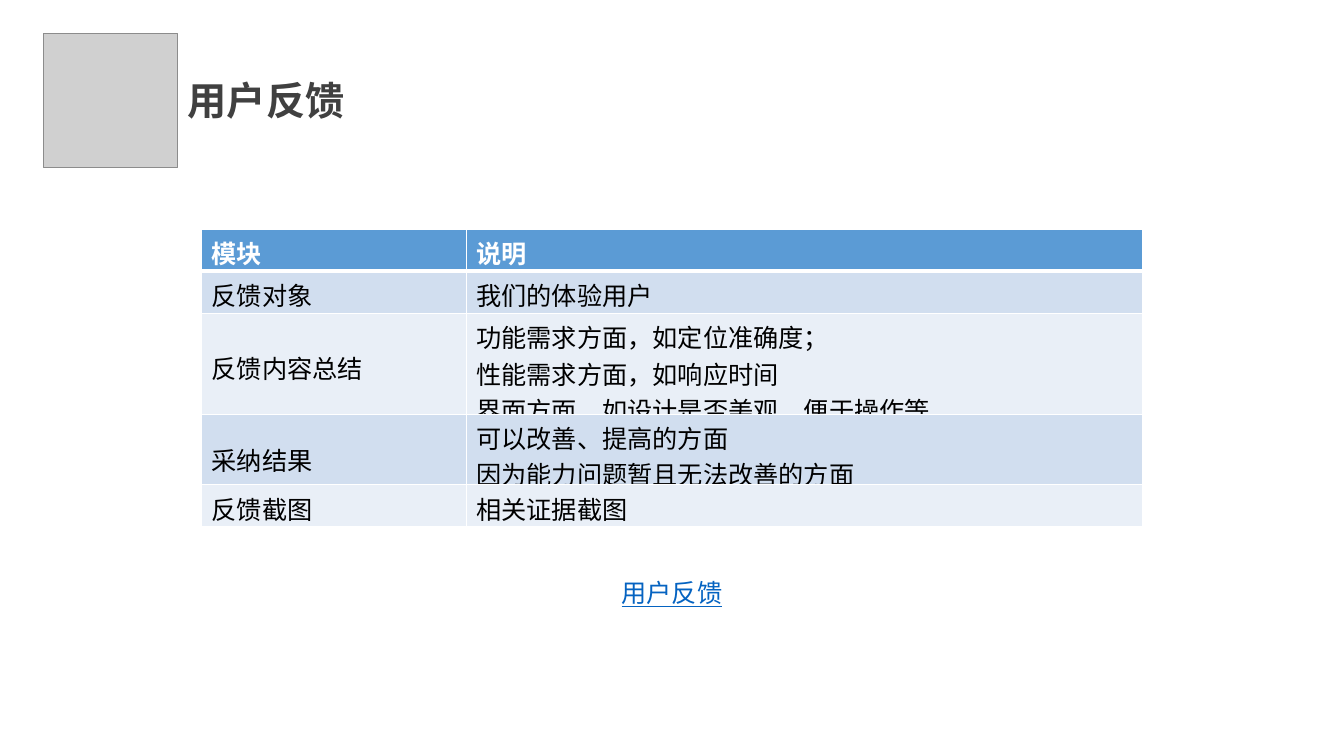
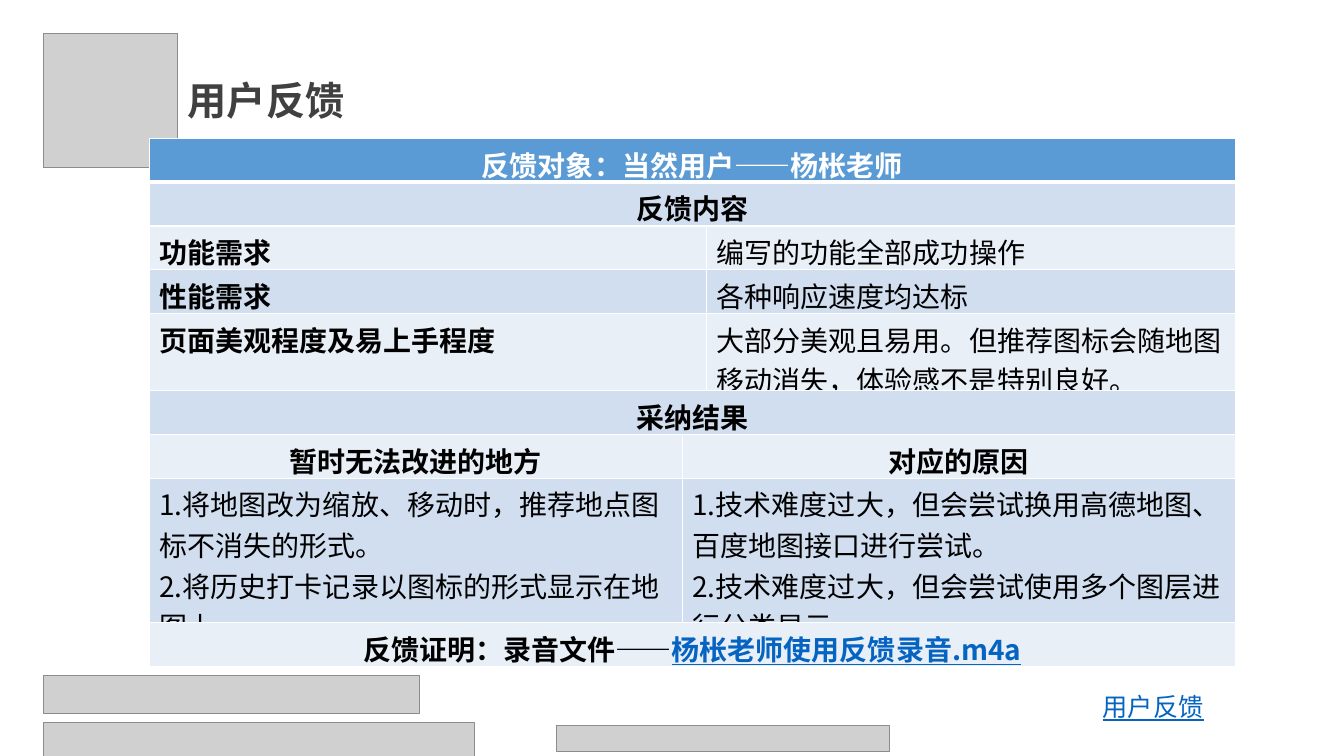
Before and after one commit to SE2020-G7/footprint, a slide deck: slide 31 of 评审PPT/实现/实现阶段.pptx (slide 27 before the commit). Drawn at 1344x756 pixels with LibreOffice and Linux fonts; fonts in the diff are those of the drawing; grey boxes stand for pictures. Boxes give left, top, right and bottom in pixels: in the first picture for what was removed or moved away, otherwise in the second. Text is boxed around its words. In the diff, an @@ line names an element or a change of style, - is before the commit and + after.

Commit message:
0.3.0

```diff
--- a/评审PPT/实现/实现阶段.pptx
+++ b/评审PPT/实现/实现阶段.pptx
@@ table at [149, 138, 1225, 669] @@
-模块 | 说明
-反馈对象 | 我们的体验用户
-反馈内容总结 | 功能需求方面，如定位准确度； / 性能需求方面，如响应时间 / 界面方面，如设计是否美观、便于操作等
-采纳结果 | 可以改善、提高的方面 / 因为能力问题暂且无法改善的方面
-反馈截图 | 相关证据截图
+反馈对象：当然用户——杨枨老师 |  | 
+反馈内容 |  | 
+功能需求 |  | 编写的功能全部成功操作
+性能需求 |  | 各种响应速度均达标
+页面美观程度及易上手程度 |  | 大部分美观且易用。但推荐图标会随地图移动消失，体验感不是特别良好。
+采纳结果 |  | 
+暂时无法改进的地方 | 对应的原因 | 
+1.将地图改为缩放、移动时，推荐地点图标不消失的形式。 / 2.将历史打卡记录以图标的形式显示在地图上。 | 1.技术难度过大，但会尝试换用高德地图、百度地图接口进行尝试。 / 2.技术难度过大，但会尝试使用多个图层进行分类显示。 | 
+反馈证明：录音文件——杨枨老师使用反馈录音.m4a |  | 
@@ table: place and size @@
-table at [202, 229, 1142, 525]
+table at [149, 138, 1225, 669]
@@ picture added at [43, 676, 419, 714] @@
@@ text "用户反馈": place and size @@
-text "用户反馈" at [622, 580, 723, 607]
+text "用户反馈" at [1103, 694, 1204, 721]
@@ text "用户反馈" at [1103, 694, 1204, 721]: alignment centre to right @@
@@ picture added at [43, 723, 475, 756] @@
@@ picture added at [557, 725, 889, 752] @@
```
Also in this commit, not shown: 27 other slides changed, 6 slides added.
